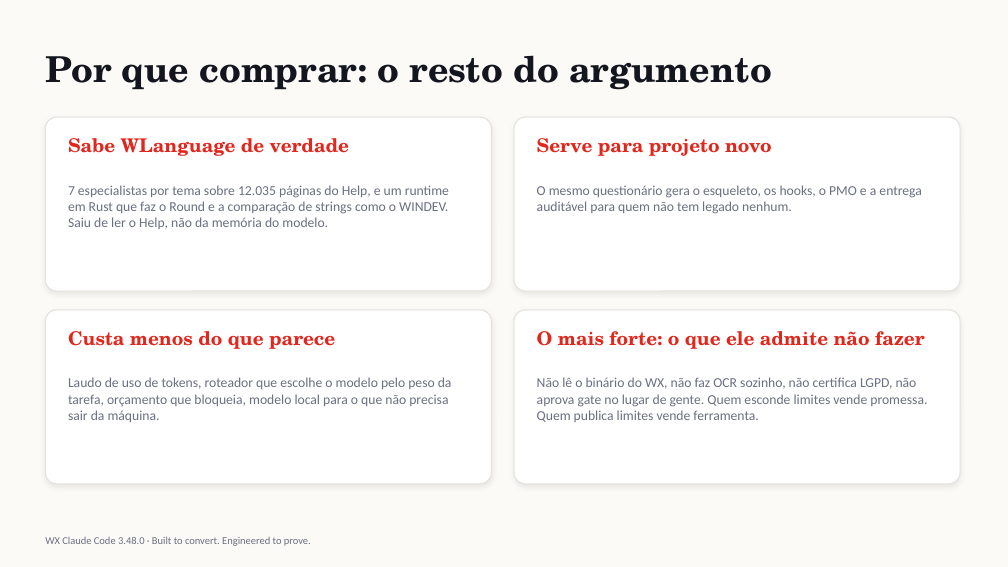
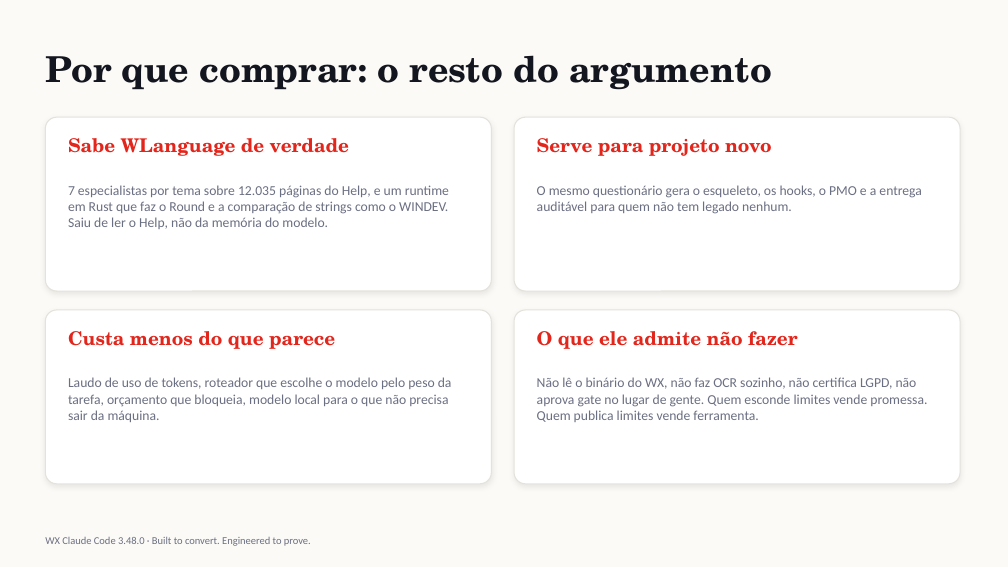
Before and after one commit to adrianoboller/adrianoboller, a slide deck: slide 13 of wx-claude-code/docs/apresentacao-wx-claude-code.pptx. Drawn at 1008x567 pixels with LibreOffice and Linux fonts; fonts in the diff are those of the drawing. Boxes give left, top, right and bottom in pixels: in the first picture for what was removed or moved away, otherwise in the second. Text is boxed around its words. In the diff, an @@ line names an element or a change of style, - is before the commit and + after.

```diff
--- a/wx-claude-code/docs/apresentacao-wx-claude-code.pptx
+++ b/wx-claude-code/docs/apresentacao-wx-claude-code.pptx
@@ text at bbox=[537, 331, 798, 349]: text changed @@
-O mais forte: o que ele admite não fazer
+O que ele admite não fazer
```
Also in this commit, not shown: 1 other file.
